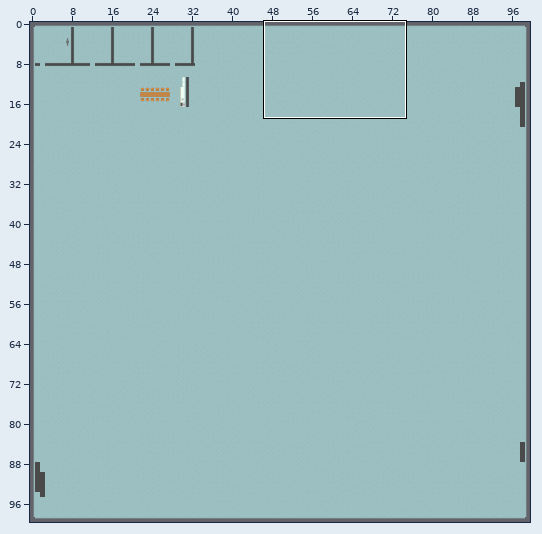
An edit to a level. Tiled map, maps/clab_map.tmx. The picture above shows the old version from afar; the outline marks the close-up.
Close-up. Before:
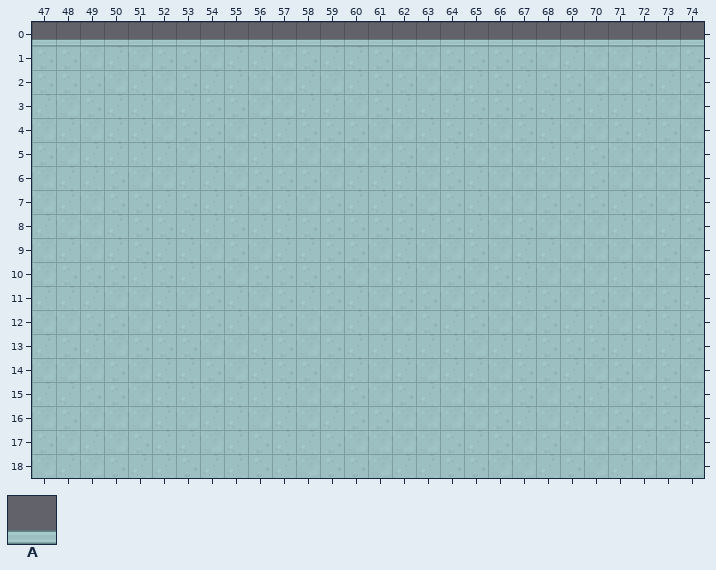
Cells are 64x64 px. Shown: x 47..74, y 0..18. The commit also changed other parts of the map, which this record leaves out.
Key: from "tiles": A 524.
_ is an empty cell.
Layers that did not change in this view are not listed.
Layer "Walls" before, first column x 47:
 0 AAAAAAAAAAAAAAAAAAAAAAAAAAAA
 1 ____________________________
 2 ____________________________
 3 ____________________________
 4 ____________________________
 5 ____________________________
 6 ____________________________
 7 ____________________________
 8 ____________________________
 9 ____________________________
10 ____________________________
11 ____________________________
12 ____________________________
13 ____________________________
14 ____________________________
15 ____________________________
16 ____________________________
17 ____________________________
18 ____________________________
After:
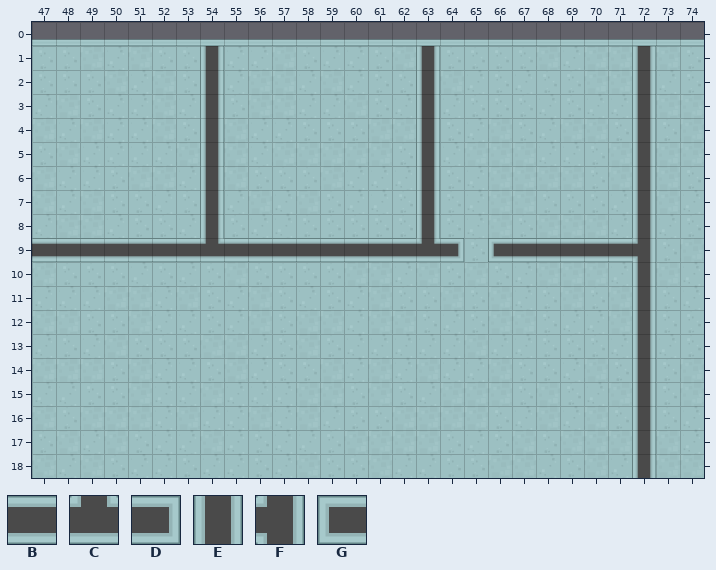
Further tiles: from "tiles": B 281, C 283, D 284, E 308, F 310, G 312.
Diff:
Changed rows in their new state; . is an unchanged cell.
Layer "Walls":
first column x 47:
 1 .......E........E........E
 2 .......E........E........E
 3 .......E........E........E
 4 .......E........E........E
 5 .......E........E........E
 6 .......E........E........E
 7 .......E........E........E
 8 .......E........E........E
 9 BBBBBBBCBBBBBBBBCD.GBBBBBF
10 .........................E
11 .........................E
12 .........................E
13 .........................E
14 .........................E
15 .........................E
16 .........................E
17 .........................E
18 .........................E
